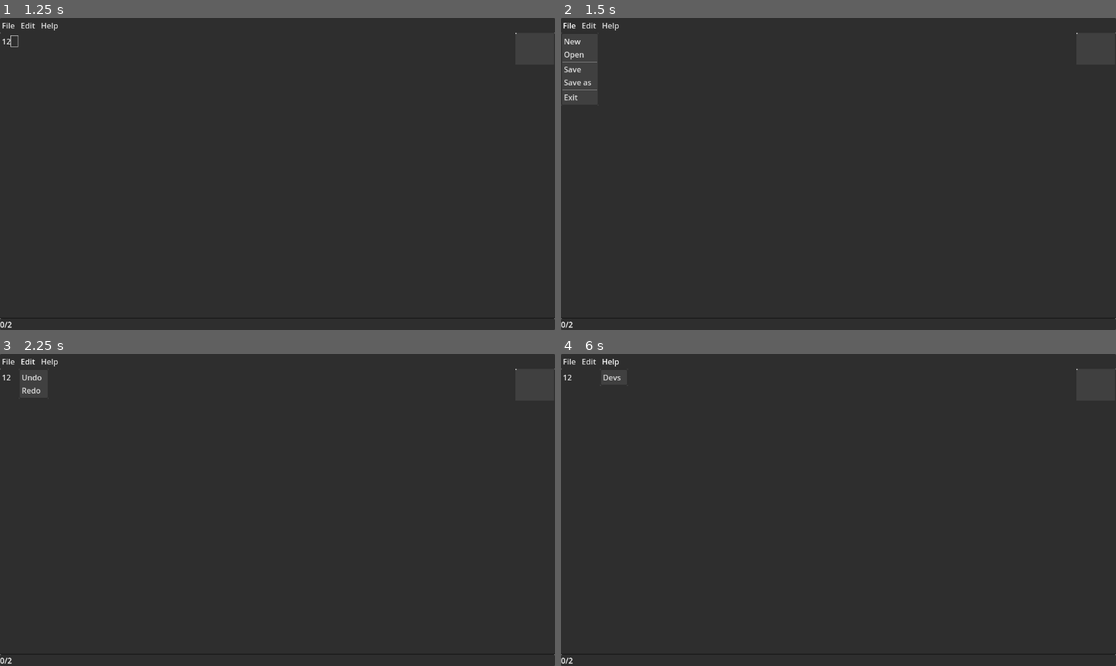
Above: before the commit, frames 1-4 (two rows, left to right).
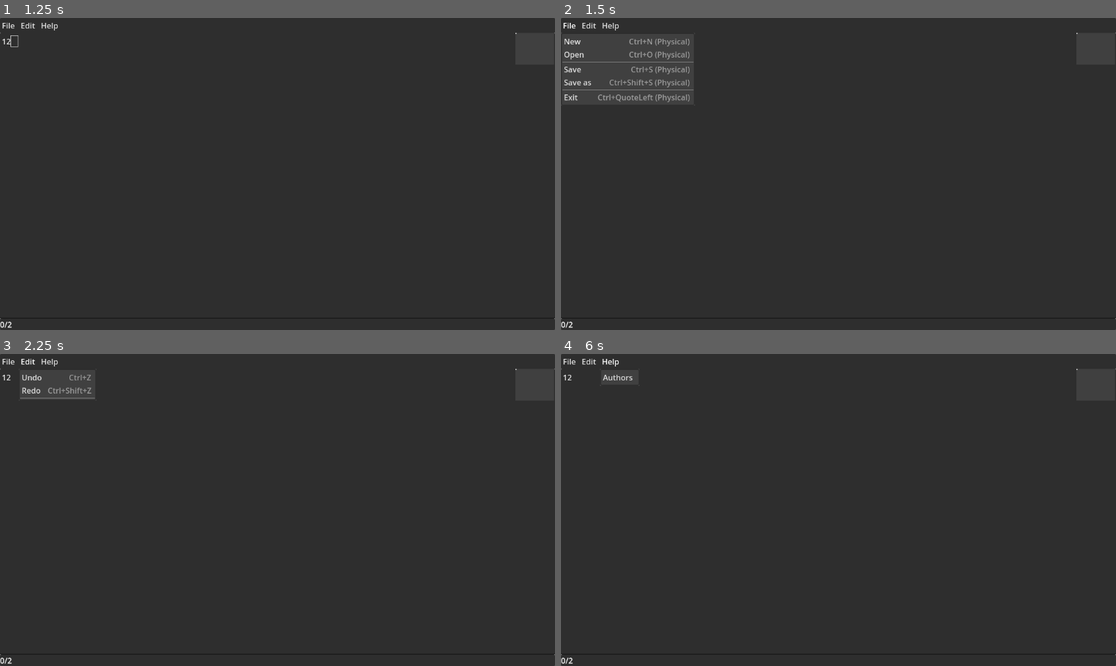
Above: after the commit, the same moments.

Repository: stalker57241/edit-project
Game: Godot game, scene res://scenes/main_scene/main_scene.tscn
Same seed, same stepped clock (60 frames per second), same inputs: the game is played once before the commit and once after it.
Inputs (mouse positions are in pixels of both pictures, inside the frame that each line leads up to):
- Up to frame 1 (1.25 s): click (277, 177) at 0.52 s; type "12" at 0.6 s
- Up to frame 2 (1.5 s): click "File" at 1.25 s
- Up to frame 3 (2.25 s): click "Edit" at 2 s
- Up to frame 4 (6 s): click "File" at 2.75 s; click "Edit" at 3.5 s; click "File" at 4.25 s; click "Edit" at 5 s; click "Help" at 5.75 s

Frame 1 is identical in both runs. In frame 2, 0.8% of the frame differs, in the area x 6-25%, y 6-29%; in frame 3, 0.2%; in frame 4, less than 0.1%.

Commit message:
added all shortcuts

Diff:
--- a/project.godot
+++ b/project.godot
@@ -20,3 +20,31 @@
 
 import/blender/enabled=false
 import/fbx/enabled=false
+
+[input]
+
+new_sc={
+"deadzone": 0.5,
+"events": [Object(InputEventKey,"resource_local_to_scene":false,"resource_name":"","device":-1,"window_id":0,"alt_pressed":false,"shift_pressed":false,"ctrl_pressed":true,"meta_pressed":false,"pressed":false,"keycode":0,"physical_keycode":78,"key_label":0,"unicode":0,"echo":false,"script":null)
+]
+}
+open_sc={
+"deadzone": 0.5,
+"events": [Object(InputEventKey,"resource_local_to_scene":false,"resource_name":"","device":-1,"window_id":0,"alt_pressed":false,"shift_pressed":false,"ctrl_pressed":true,"meta_pressed":false,"pressed":false,"keycode":0,"physical_keycode":79,"key_label":0,"unicode":0,"echo":false,"script":null)
+]
+}
+save_sc={
+"deadzone": 0.5,
+"events": [Object(InputEventKey,"resource_local_to_scene":false,"resource_name":"","device":-1,"window_id":0,"alt_pressed":false,"shift_pressed":false,"ctrl_pressed":true,"meta_pressed":false,"pressed":false,"keycode":0,"physical_keycode":83,"key_label":0,"unicode":0,"echo":false,"script":null)
+]
+}
+save_as_sc={
+"deadzone": 0.5,
+"events": [Object(InputEventKey,"resource_local_to_scene":false,"resource_name":"","device":-1,"window_id":0,"alt_pressed":false,"shift_pressed":true,"ctrl_pressed":true,"meta_pressed":false,"pressed":false,"keycode":0,"physical_keycode":83,"key_label":0,"unicode":0,"echo":false,"script":null)
+]
+}
+exit_sc={
+"deadzone": 0.5,
+"events": [Object(InputEventKey,"resource_local_to_scene":false,"resource_name":"","device":-1,"window_id":0,"alt_pressed":false,"shift_pressed":false,"ctrl_pressed":true,"meta_pressed":false,"pressed":false,"keycode":0,"physical_keycode":96,"key_label":0,"unicode":0,"echo":false,"script":null)
+]
+}
--- a/scenes/main_scene/main_scene.gd
+++ b/scenes/main_scene/main_scene.gd
@@ -1,18 +1,86 @@
 extends VBoxContainer
 
 
+enum FileBtnMenu {
+	NEW = 0,
+	OPEN = 1,
+	SAVE = 3,
+	SAVE_AS = 4,
+	EXIT = 6,
+}
+
+enum EditBtnMenu {
+	UNDO = 0,
+	REDO = 1,
+}
+enum HelpBtnMenu {
+	AUTHORS = 0
+}
+
+@export var new_shortcut: Shortcut
+@export var open_shortcut: Shortcut
+@export var save_shortcut: Shortcut
+@export var save_as_shortcut: Shortcut
+@export var exit_shortcut: Shortcut
+
+@export var undo_shortcut: Shortcut
+@export var redo_shortcut: Shortcut
+
 # Called when the node enters the scene tree for the first time.
 func _ready():
-	pass # Replace with function body.
+	var file_btn_popup: PopupMenu = %FileBtn.get_popup()
+	var edit_btn_popup: PopupMenu = %EditBtn.get_popup()
+	var help_btn_popup: PopupMenu = %HelpBtn.get_popup()
 
+	if self.new_shortcut != null: file_btn_popup.set_item_shortcut(0, self.new_shortcut, false)
+	if self.open_shortcut != null: file_btn_popup.set_item_shortcut(1, self.open_shortcut, false)
+	if self.save_shortcut != null: file_btn_popup.set_item_shortcut(3, self.save_shortcut, false)
+	if self.save_as_shortcut != null: file_btn_popup.set_item_shortcut(4, self.save_as_shortcut, false)
+	if self.exit_shortcut != null: file_btn_popup.set_item_shortcut(6, self.exit_shortcut, true)
+
+	if self.undo_shortcut != null: edit_btn_popup.set_item_shortcut(0, self.undo_shortcut, false)
+	if self.redo_shortcut != null: edit_btn_popup.set_item_shortcut(1, self.redo_shortcut, false)
+
+	file_btn_popup.id_pressed.connect(file_btn_popup_id_pressed)
+	edit_btn_popup.id_pressed.connect(edit_btn_popup_id_pressed)
+	help_btn_popup.id_pressed.connect(help_btn_popup_id_pressed)
+
+
+func file_btn_popup_id_pressed(id: int) -> void:
+	match id:
+		FileBtnMenu.NEW:
+			%Edit.text = ""
+		FileBtnMenu.OPEN:
+			pass
+		FileBtnMenu.SAVE:
+			pass
+		FileBtnMenu.SAVE_AS:
+			pass
+		FileBtnMenu.EXIT:
+			get_tree().quit(0)
 
 # Called every frame. 'delta' is the elapsed time since the previous frame.
 func _process(delta):
 	pass
+func edit_btn_popup_id_pressed(id: int) -> void:
+	match id:
+		EditBtnMenu.UNDO:
+			if %Edit.has_undo(): %Edit.undo()
 
+		EditBtnMenu.REDO:
+			if %Edit.has_redo(): %Edit.redo()
+
+func help_btn_popup_id_pressed(id: int) -> void:
+	match id:
+		HelpBtnMenu.AUTHORS:
+			pass
 
 func _on_edit_caret_changed():
 	var row = %Edit.get_caret_line(0)
 	var column = %Edit.get_caret_column(0)
-
-	%CursorPositionText.text = "{0}/{1}".format([row, column])
+	%CursorPositionText.text = "{row}/{column}".format(
+		{
+			"row": row,
+			"column": column
+		}
+	)
--- a/scenes/main_scene/main_scene.tscn
+++ b/scenes/main_scene/main_scene.tscn
@@ -1,6 +1,55 @@
-[gd_scene load_steps=2 format=3 uid="uid://m7je3w2tokkh"]
+[gd_scene load_steps=16 format=3 uid="uid://m7je3w2tokkh"]
 
 [ext_resource type="Script" path="res://scenes/main_scene/main_scene.gd" id="1_5oc6w"]
+
+[sub_resource type="InputEventAction" id="InputEventAction_ylh8r"]
+action = &"new_sc"
+pressed = true
+
+[sub_resource type="Shortcut" id="Shortcut_illva"]
+events = [SubResource("InputEventAction_ylh8r")]
+
+[sub_resource type="InputEventAction" id="InputEventAction_6pe0r"]
+action = &"open_sc"
+pressed = true
+
+[sub_resource type="Shortcut" id="Shortcut_eukeu"]
+events = [SubResource("InputEventAction_6pe0r")]
+
+[sub_resource type="InputEventAction" id="InputEventAction_1j3km"]
+action = &"save_sc"
+pressed = true
+
+[sub_resource type="Shortcut" id="Shortcut_y1gu5"]
+events = [SubResource("InputEventAction_1j3km")]
+
+[sub_resource type="InputEventAction" id="InputEventAction_ilduv"]
+action = &"save_as_sc"
+pressed = true
+
+[sub_resource type="Shortcut" id="Shortcut_nodjr"]
+events = [SubResource("InputEventAction_ilduv")]
+
+[sub_resource type="InputEventAction" id="InputEventAction_32ow8"]
+action = &"exit_sc"
+pressed = true
+
+[sub_resource type="Shortcut" id="Shortcut_i3r53"]
+events = [SubResource("InputEventAction_32ow8")]
+
+[sub_resource type="InputEventAction" id="InputEventAction_ec886"]
+action = &"ui_undo"
+pressed = true
+
+[sub_resource type="Shortcut" id="Shortcut_2xgd1"]
+events = [SubResource("InputEventAction_ec886")]
+
+[sub_resource type="InputEventAction" id="InputEventAction_j26ha"]
+action = &"ui_redo"
+pressed = true
+
+[sub_resource type="Shortcut" id="Shortcut_pnuyp"]
+events = [SubResource("InputEventAction_j26ha")]
 
 [node name="MainScene" type="VBoxContainer"]
 anchors_preset = 15
@@ -10,6 +59,13 @@
 grow_vertical = 2
 theme_override_constants/separation = 0
 script = ExtResource("1_5oc6w")
+new_shortcut = SubResource("Shortcut_illva")
+open_shortcut = SubResource("Shortcut_eukeu")
+save_shortcut = SubResource("Shortcut_y1gu5")
+save_as_shortcut = SubResource("Shortcut_nodjr")
+exit_shortcut = SubResource("Shortcut_i3r53")
+undo_shortcut = SubResource("Shortcut_2xgd1")
+redo_shortcut = SubResource("Shortcut_pnuyp")
 
 [node name="MenuBar" type="PanelContainer" parent="."]
 layout_mode = 2
@@ -43,18 +99,21 @@
 unique_name_in_owner = true
 layout_mode = 2
 text = "Edit"
-item_count = 2
+item_count = 3
 popup/item_0/text = "Undo"
 popup/item_0/id = 0
 popup/item_1/text = "Redo"
 popup/item_1/id = 1
+popup/item_2/text = ""
+popup/item_2/id = 2
+popup/item_2/separator = true
 
 [node name="HelpBtn" type="MenuButton" parent="MenuBar/HBoxContainer"]
 unique_name_in_owner = true
 layout_mode = 2
 text = "Help"
 item_count = 1
-popup/item_0/text = "Devs"
+popup/item_0/text = "Authors"
 popup/item_0/id = 0
 
 [node name="Edit" type="TextEdit" parent="."]
